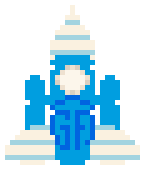
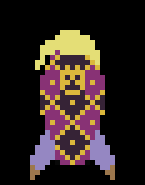
Layer changes from the first 145x185 image to the second:
hid group "GameAc" (15 layers) over [left=5, top=5, right=140, bottom=180]
hid group "fusée3" (2nd of 4, in "GameAc") (3 layers) over [left=5, top=5, right=140, bottom=165]
added group "Special_Kira" with 13 layers above "base" over [left=0, top=5, right=145, bottom=185]
added group "fusée1" (3rd of 4, in "Special_Kira") with 3 layers in group "Special_Kira" over [left=30, top=30, right=115, bottom=185]
added layer "top" (15th of 17, in "Special_Kira" › "fusée1") in group "fusée1" over [left=35, top=30, right=100, bottom=160]
added layer "ailes" (14th of 16, in "Special_Kira" › "fusée1") in group "fusée1" over [left=30, top=130, right=115, bottom=185]
added layer "base" (1st of 2, in "Special_Kira" › "fusée1") in group "fusée1" over [left=40, top=55, right=105, bottom=165]
showed "bg" over [left=0, top=0, right=145, bottom=185]
